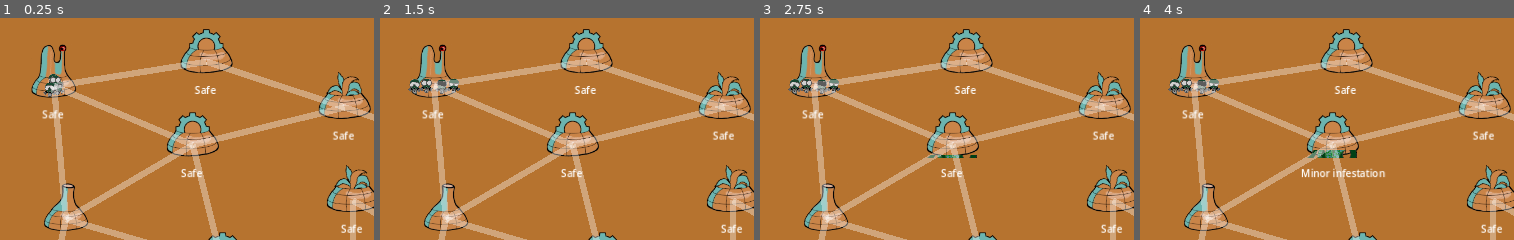
Above: before the commit, frames 1-4 (left to right).
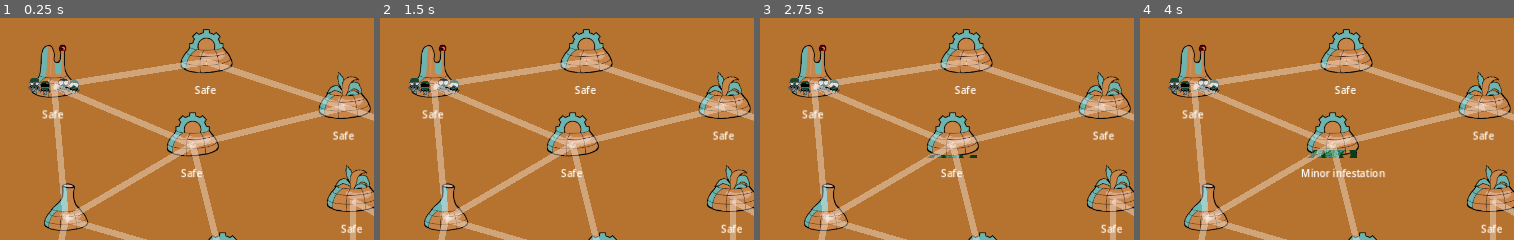
Above: after the commit, the same moments.

Repository: Aveli-games/contra-tentacula
Game: Godot game, scene res://main.tscn
Same seed, same stepped clock (60 frames per second), same inputs: the game is played once before the commit and once after it.
Inputs (mouse positions are % of the whole screen's width and height, from its top left):
- Up to frame 1 (0.25 s): no input
- Up to frame 2 (1.5 s): click (84, 37) at 0.52 s; click (84, 37) at 1.27 s
- Up to frame 3 (2.75 s): click (84, 37) at 2.02 s
- Up to frame 4 (4 s): tap Enter at 2.75 s; move the mouse to (7, 12) at 2.77 s; click (7, 12) at 2.92 s; tap Space at 3.5 s; move the mouse to (26, 25) at 3.52 s; click (26, 25) at 3.67 s
The pictures show only the part of the screen within x 0-50%, y 0-50%; the shares and areas given below are measured in that part.

The runs differ from the first frame. In frame 1, 0.8% of the frame differs, in the area x 7-22%, y 25-36%; in frame 2, 0.6%; in frame 3, 0.6%; in frame 4, 0.6%.

Commit message:
Better movement management
Maybe? It at least resolved that bug happening due to using collision detection

Diff:
--- a/main.gd
+++ b/main.gd
@@ -12,7 +12,7 @@
 
 func _ready():
 	for child in $Squads.get_children():
-		child.location = $Domes/Dome
+		$Domes/Dome.enter(child)
 		child.selected.connect(_on_squad_selected)
 
 	$Squads/Scientists.set_sprite("res://art/squad_sprites/GasMaskScientist_128.png")
--- a/squad.gd
+++ b/squad.gd
@@ -7,11 +7,17 @@
 const BASE_INFESTATION_FIGHT_RATE = -.05
 const BASE_MOVE_SPEED = 100 # TODO: Determine best value for this constant
 
+signal movement_completed
+signal movement_started
+
+var target_location: Dome
 var location: Dome
 var slot: BuildingSlot
 
 var target_position: Vector2
 var velocity: Vector2 = Vector2.ZERO
+
+var moving: bool = false
 
 func _ready():
 	set_highlight(false)
@@ -32,26 +38,38 @@
 	elif velocity != Vector2.ZERO:
 		velocity = Vector2.ZERO
 
-# TODO: Update this with respective squad actions
-func _on_area_entered(area: Dome):
-		area.enter(self)
-		area.add_infestation_modifier(BASE_INFESTATION_FIGHT_RATE * 3)
+		if target_location != location:
+			movement_completed.emit()
 
 # TODO: Update this with respective squad actions
-func _on_area_exited(area: Dome):
-		area.add_infestation_modifier(-BASE_INFESTATION_FIGHT_RATE * 3)
+func _on_movement_completed():
+	if target_location:
+		target_location.enter(self)
+		target_location.add_infestation_modifier(BASE_INFESTATION_FIGHT_RATE * 3)
+		moving = false
+
+# TODO: Update this with respective squad actions
+func _on_movement_started():
+	if location:
+		location.add_infestation_modifier(-BASE_INFESTATION_FIGHT_RATE * 3)
 		location = null
+		moving = true
 
 func move(target: Dome):
-	if velocity == Vector2.ZERO:
+	if not moving:
 		if location:
 			if location != target && location.connections.find(target) != -1:
 				position = location.position
 				if slot:
 					slot.empty(self)
-				target_position = target.position
+				set_target(target)
 		else:
-			target_position = target.position
+			set_target(target)
+
+func set_target(target: Dome):
+	target_position = target.position
+	target_location = target
+	movement_started.emit()
 
 func set_highlight(is_enable: bool):
 	$Sprite2D.material.set_shader_parameter("on", is_enable)
--- a/squad.tscn
+++ b/squad.tscn
@@ -25,6 +25,6 @@
 scale = Vector2(0.2, 0.183)
 polygon = PackedVector2Array(15, -62.9, 15, -61.7, 30, -56.7, 30, -55.4, 39, -44.4, 39, -42.4, 41, -40.4, 41, -37.2, 43 …(799 unchanged characters)…
 
-[connection signal="area_entered" from="." to="." method="_on_area_entered"]
-[connection signal="area_exited" from="." to="." method="_on_area_exited"]
 [connection signal="input_event" from="." to="." method="_on_input_event"]
+[connection signal="movement_completed" from="." to="." method="_on_movement_completed"]
+[connection signal="movement_started" from="." to="." method="_on_movement_started"]
